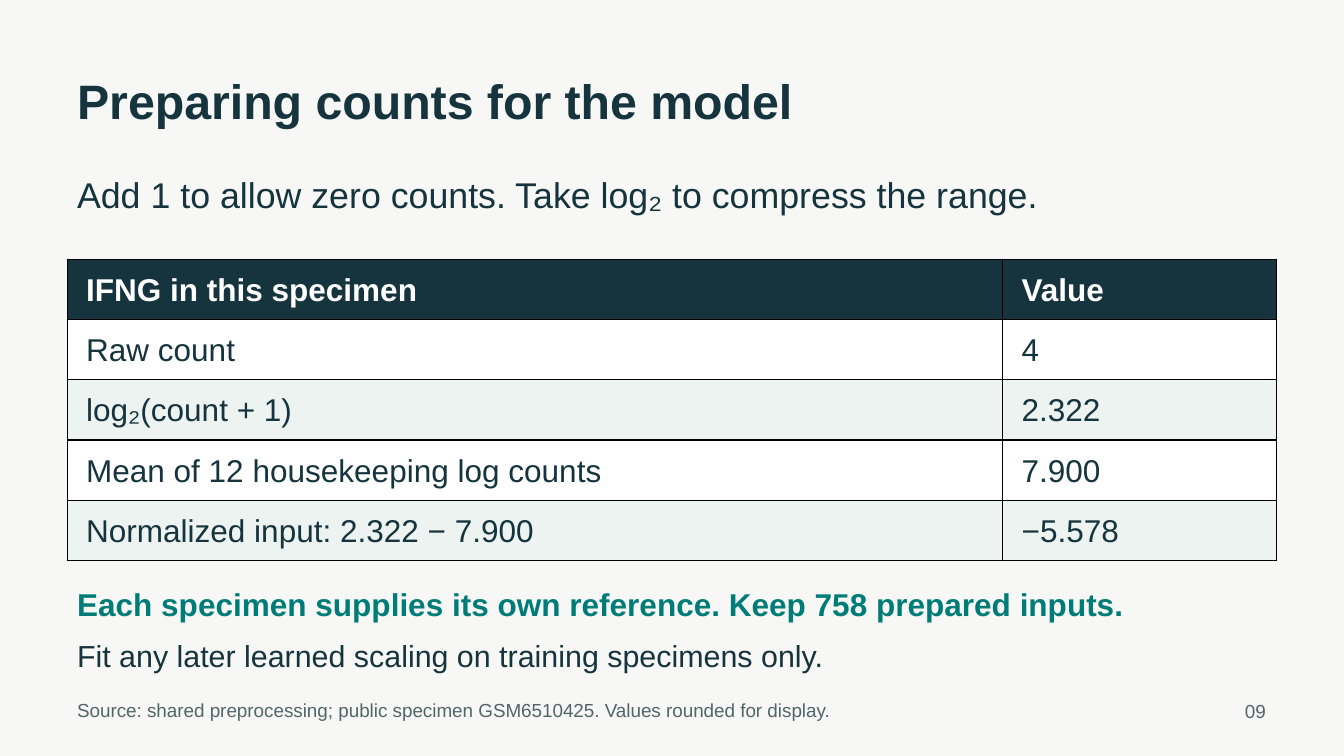
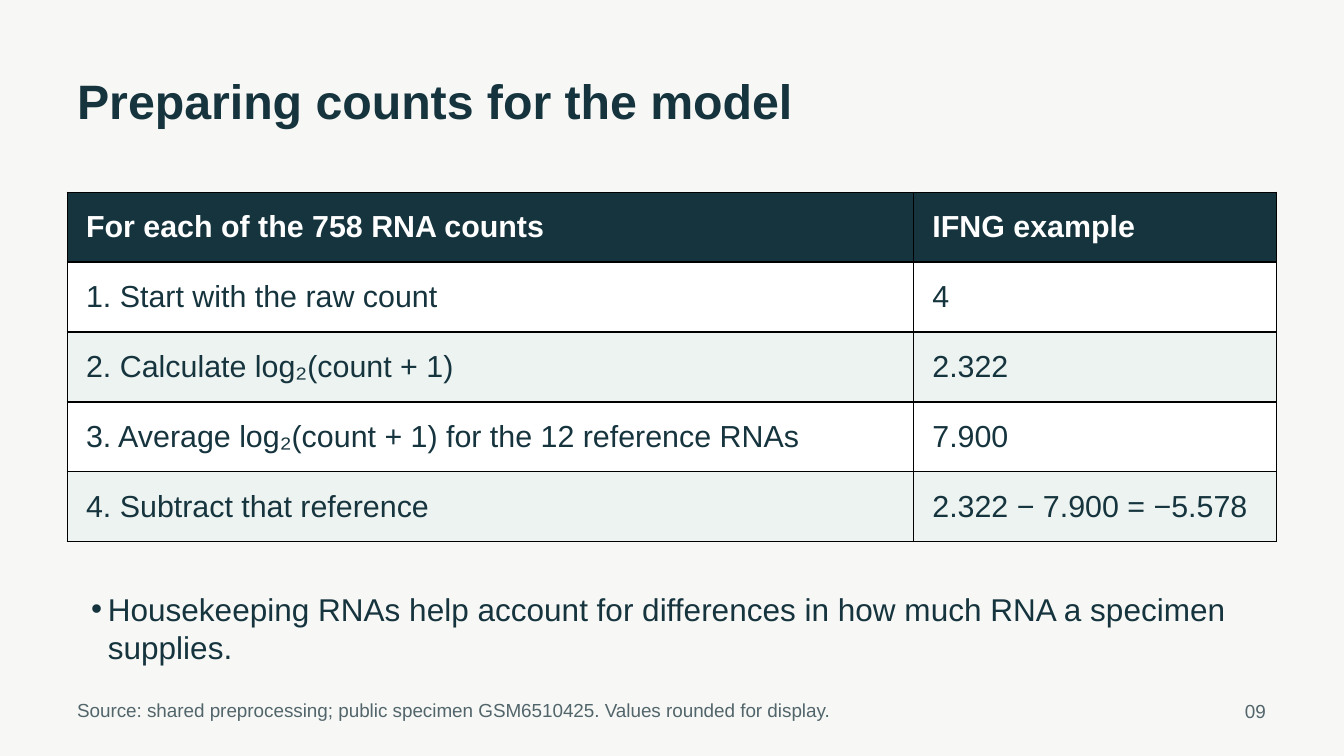
Before and after one commit to ca34525/Kidney-Biopsy-Rejection-Classifier, a slide deck: slide 9 of presentation/unos_kidney_biopsy.pptx. Drawn at 1344x756 pixels with LibreOffice and Linux fonts; fonts in the diff are those of the drawing. Boxes give left, top, right and bottom in pixels: in the first picture for what was removed or moved away, otherwise in the second. Text is boxed around its words. In the diff, an @@ line names an element or a change of style, - is before the commit and + after.

```diff
--- a/presentation/unos_kidney_biopsy.pptx
+++ b/presentation/unos_kidney_biopsy.pptx
@@ table at (68,193,1277,542) @@
-row 1, column 1: IFNG in this specimen
+row 1, column 1: For each of the 758 RNA counts
-row 1, column 2: Value
+row 1, column 2: IFNG example
-row 2, column 1: Raw count
+row 2, column 1: 1. Start with the raw count
-row 3, column 1: log₂(count + 1)
+row 3, column 1: 2. Calculate log₂(count + 1)
-row 4, column 1: Mean of 12 housekeeping log counts
+row 4, column 1: 3. Average log₂(count + 1) for the 12 reference RNAs
-row 5, column 1: Normalized input: 2.322 − 7.900
+row 5, column 1: 4. Subtract that reference
-row 5, column 2: −5.578
+row 5, column 2: 2.322 − 7.900 = −5.578
@@ size 22.5 to 21.8 pt in "4", "2.322", "7.900" @@
@@ table: place and size @@
-table at (68,259,1277,561)
+table at (68,193,1277,542)
@@ text removed at (77,182,1037,215) @@
-Add 1 to allow zero counts. Take log₂ to compress the range.
@@ text removed at (77,593,1123,622) @@
-Each specimen supplies its own reference. Keep 758 prepared inputs.
@@ text added at (108,598,1225,665), 22.5 pt, text #16343E @@
+• Housekeeping RNAs help account for differences in how much RNA a specimen supplies.
@@ text removed at (77,645,823,673) @@
-Fit any later learned scaling on training specimens only.
```
Also in this commit, not shown: 26 other slides changed, 40 other files.
